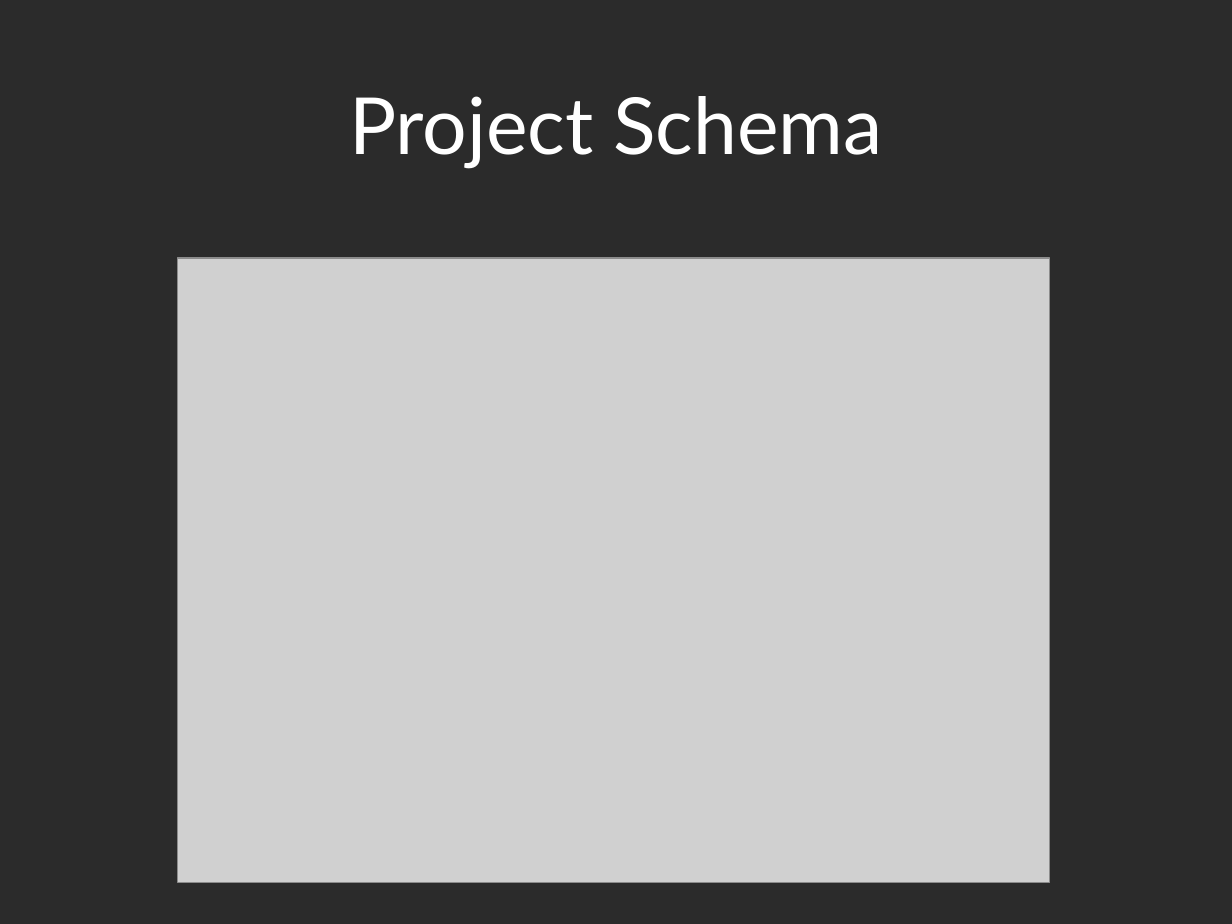
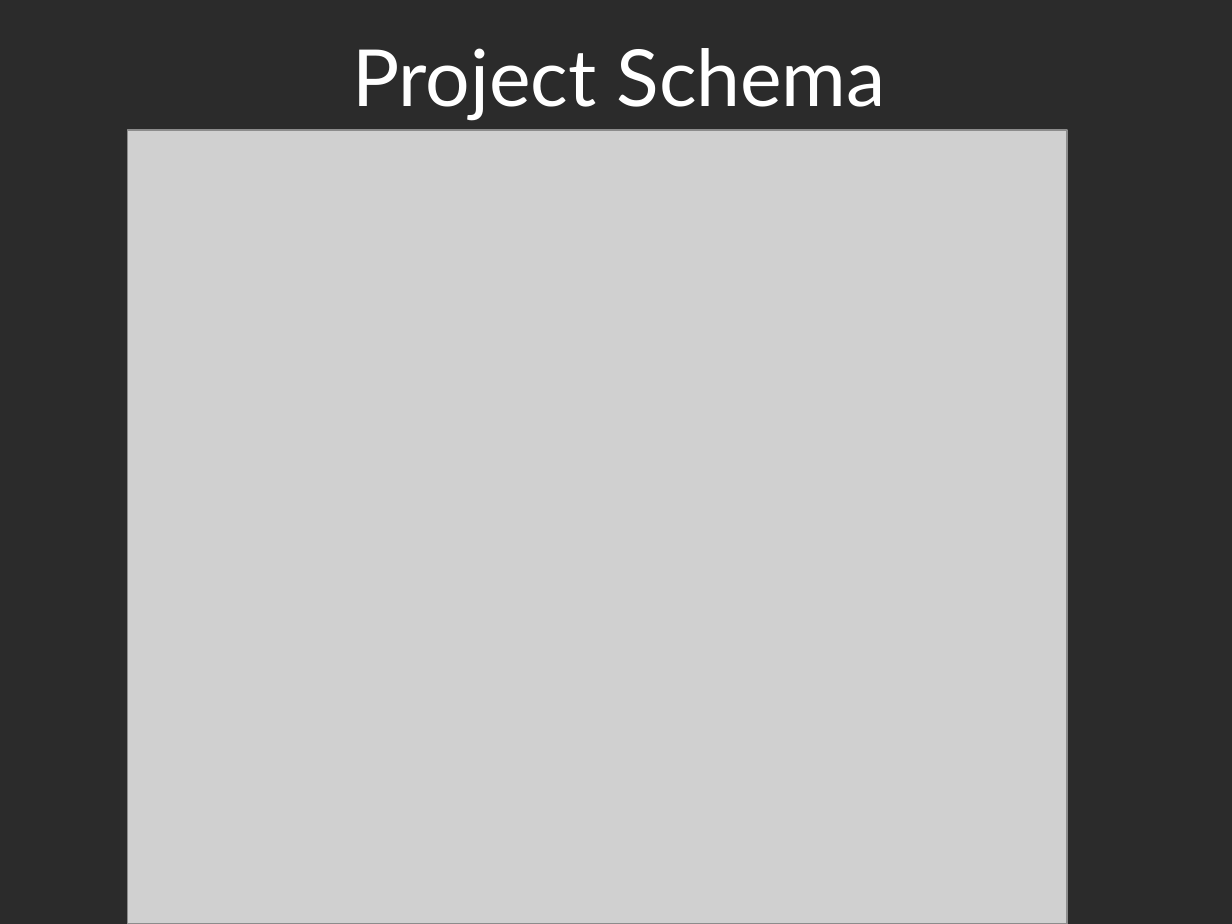
Before and after one commit to tbcdns/CyberCoach, a slide deck: slide 5 of doc/Presentation.pptx. Drawn at 1232x924 pixels with LibreOffice and Linux fonts; fonts in the diff are those of the drawing; grey boxes stand for pictures; background and template pictures are left out; a plain dark background stands for a picture behind light text. Boxes give left, top, right and bottom in pixels: in the first picture for what was removed or moved away, otherwise in the second. Text is boxed around its words. In the diff, an @@ line names an element or a change of style, - is before the commit and + after.

```diff
--- a/doc/Presentation.pptx
+++ b/doc/Presentation.pptx
@@ title "Project Schema": place and size @@
-title "Project Schema" at (349, 96, 882, 168)
+title "Project Schema" at (352, 48, 886, 120)
@@ picture: place and size @@
-picture at (177, 257, 1050, 882)
+picture at (127, 131, 1067, 924)
```
Also in this commit, not shown: 3 other slides changed.
